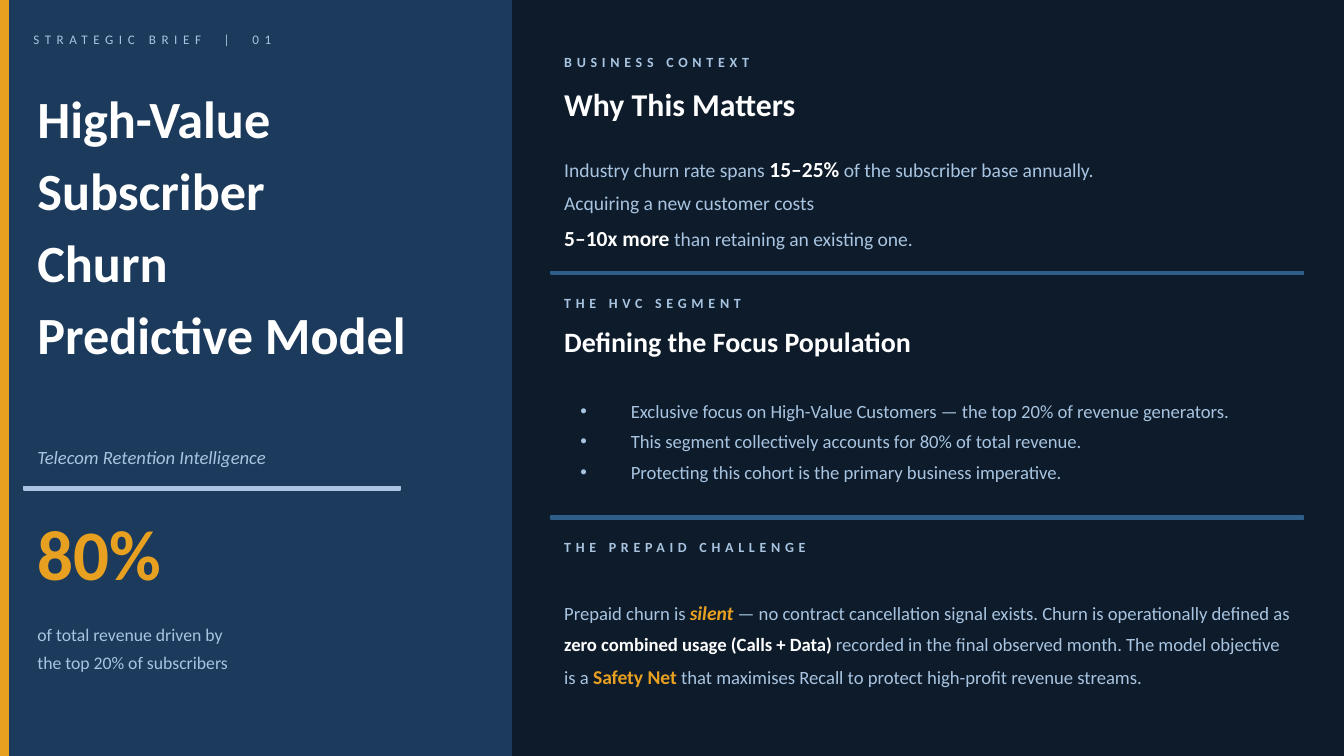
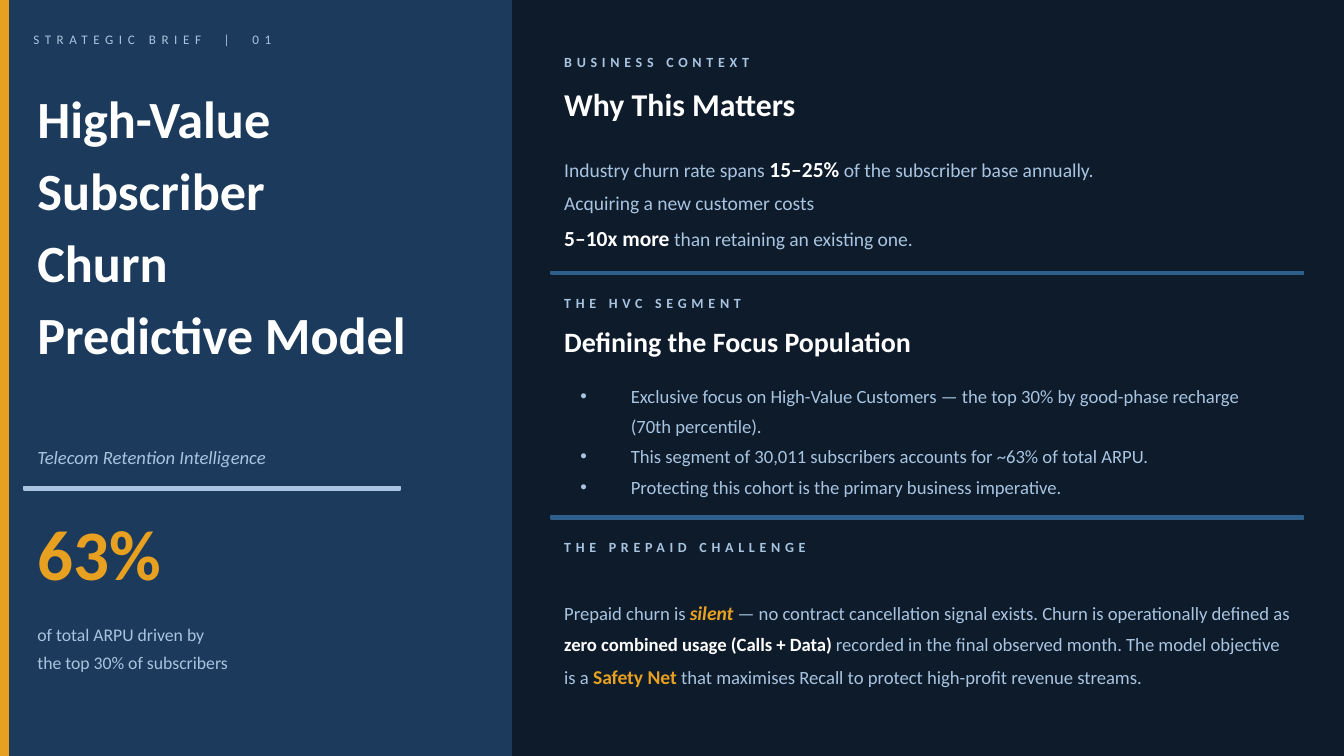
Before and after one commit to Samarjith1356/Telecom-Customer-retention-strategy-, a slide deck: slide 1 of churn_analysis.pptx. Drawn at 1344x756 pixels with LibreOffice and Linux fonts; fonts in the diff are those of the drawing. Boxes give left, top, right and bottom in pixels: in the first picture for what was removed or moved away, otherwise in the second. Text is boxed around its words. In the diff, an @@ line names an element or a change of style, - is before the commit and + after.

```diff
--- a/churn_analysis.pptx
+++ b/churn_analysis.pptx
@@ text at (631, 390, 1239, 466): text changed @@
-• Exclusive focus on High-Value Customers — the top 20% of revenue generators.
-• This segment collectively accounts for 80% of total revenue.
+• Exclusive focus on High-Value Customers — the top 30% by good-phase recharge (70th percentile).
+• This segment of 30,011 subscribers accounts for ~63% of total ARPU.
@@ text at (37, 531, 161, 581): text changed @@
-80%
+63%
@@ text at (37, 628, 228, 672): text changed @@
-of total revenue driven by
-the top 20% of subscribers
+of total ARPU driven by
+the top 30% of subscribers
```
Also in this commit, not shown: 1 other slide changed, 12 other files.
